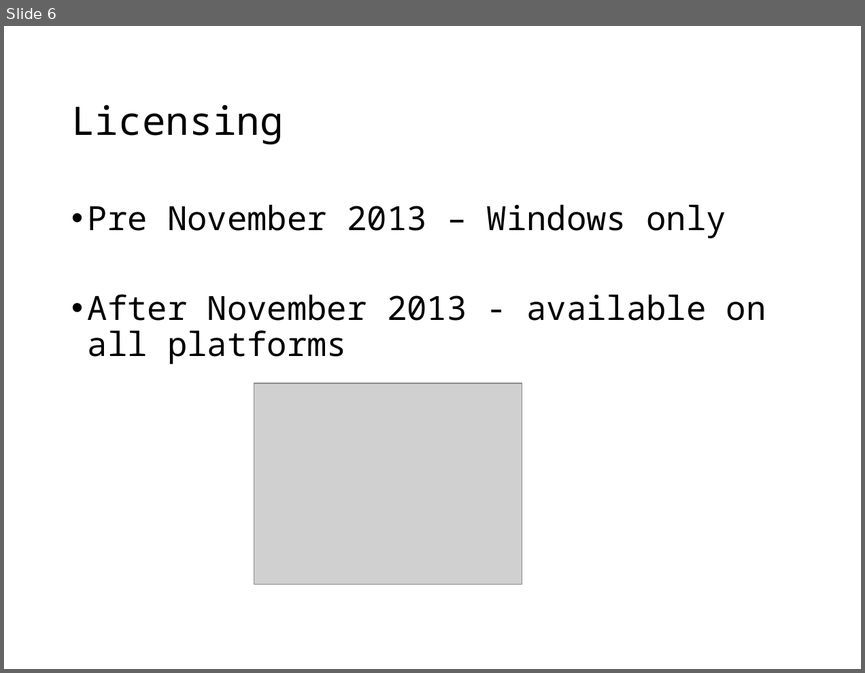
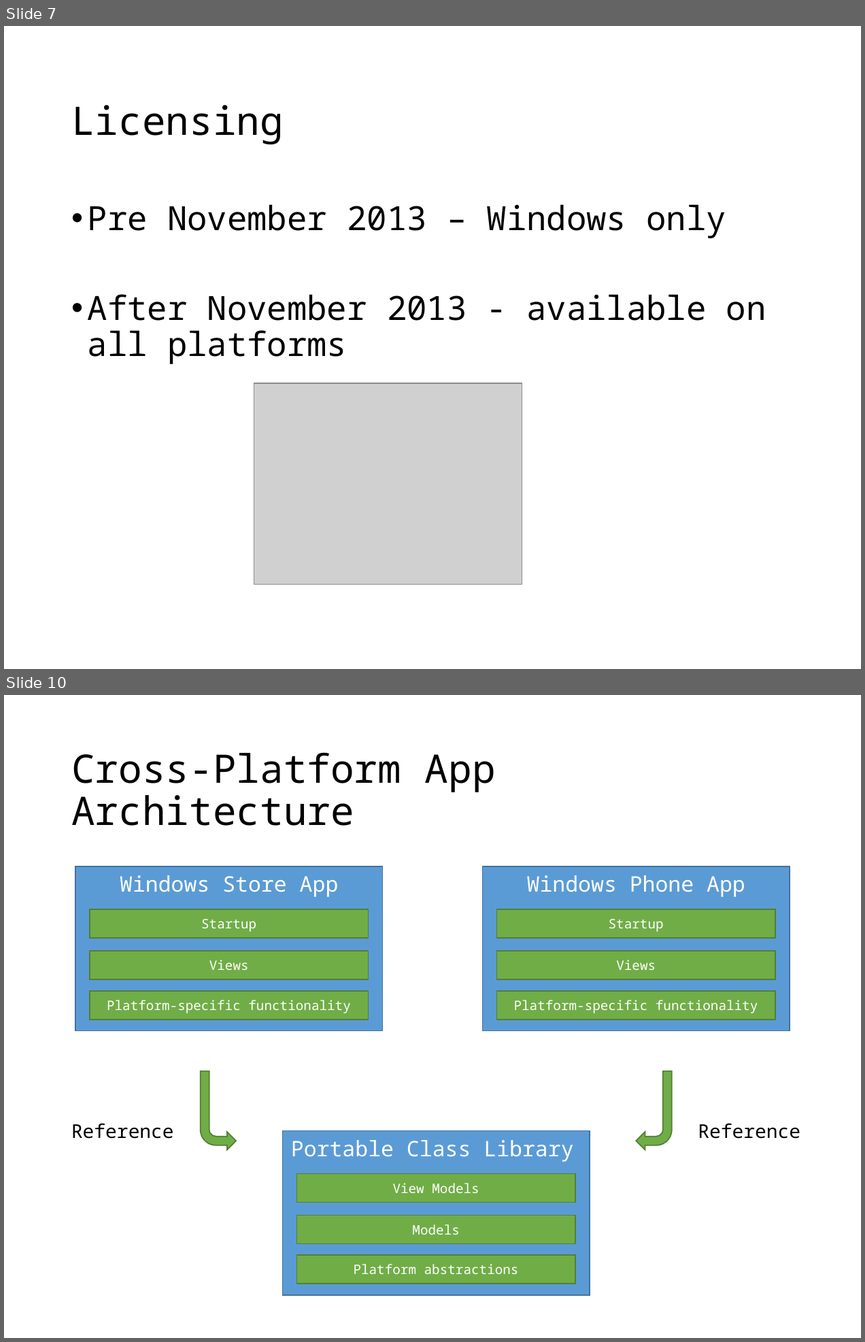
Before and after one commit to jbogard/presentations, a slide deck: CrossPlatformDev/CrossPlatformDev.pptx. Shown one above the other, each under a label of ours: slide 6 before the commit, slides 7 and 10 after it; the slides between them are not shown. The pictures are 865x673 and 865x1342 pixels, drawn with LibreOffice and Linux fonts; fonts in the diff are those of the drawing; grey boxes stand for pictures. Boxes give left, top, right and bottom in pixels: in the first picture for what was removed or moved away, otherwise in the second. Text is boxed around its words. In the diff, an @@ line names an element or a change of style, - is before the commit and + after.

```diff
--- a/CrossPlatformDev/CrossPlatformDev.pptx
+++ b/CrossPlatformDev/CrossPlatformDev.pptx
@@ slide 10 added at [4,695,861,1338], background #FFFFFF @@
@@ title added at [71,753,496,826], 33 pt, text #000000 @@
+Cross-Platform App Architecture
@@ rectangle added at [75,866,382,1031], fill #5B9BD5, outline #43739E 1 pt, 18 pt, text #FFFFFF @@
+Windows Store App
@@ rectangle added at [482,866,789,1031], fill #5B9BD5, outline #43739E 1 pt, 18 pt, text #FFFFFF @@
+Windows Phone App
@@ rectangle added at [90,909,368,938], fill #70AD47, outline #538035 1 pt, 11 pt, text #FFFFFF @@
+Startup
@@ rectangle added at [496,909,775,938], fill #70AD47, outline #538035 1 pt, 11 pt, text #FFFFFF @@
+Startup
@@ rectangle added at [90,950,368,979], fill #70AD47, outline #538035 1 pt, 11 pt, text #FFFFFF @@
+Views
@@ rectangle added at [496,950,775,979], fill #70AD47, outline #538035 1 pt, 11 pt, text #FFFFFF @@
+Views
@@ rectangle added at [90,991,368,1019], fill #70AD47, outline #538035 1 pt, 11 pt, text #FFFFFF @@
+Platform-specific functionality
@@ rectangle added at [496,991,775,1019], fill #70AD47, outline #538035 1 pt, 11 pt, text #FFFFFF @@
+Platform-specific functionality
@@ bent arrow added at [201,1071,236,1150], fill #70AD47, outline #538035 1 pt @@
@@ bent arrow added at [636,1071,672,1150], fill #70AD47, outline #538035 1 pt @@
@@ text added at [71,1123,174,1138], 16 pt, text #000000 @@
+Reference
@@ text added at [698,1123,800,1138], 16 pt, text #000000 @@
+Reference
@@ rectangle added at [283,1130,589,1295], fill #5B9BD5, outline #43739E 1 pt, 18 pt, text #FFFFFF @@
+Portable Class Library
@@ rectangle added at [297,1173,575,1202], fill #70AD47, outline #538035 1 pt, 11 pt, text #FFFFFF @@
+View Models
@@ rectangle added at [297,1215,575,1243], fill #70AD47, outline #538035 1 pt, 11 pt, text #FFFFFF @@
+Models
@@ rectangle added at [297,1255,575,1283], fill #70AD47, outline #538035 1 pt, 11 pt, text #FFFFFF @@
+Platform abstractions
@@ what was slide 6 is now slide 7 @@
```
Also in this commit, not shown: 4 other slides added, 1 slide removed.
